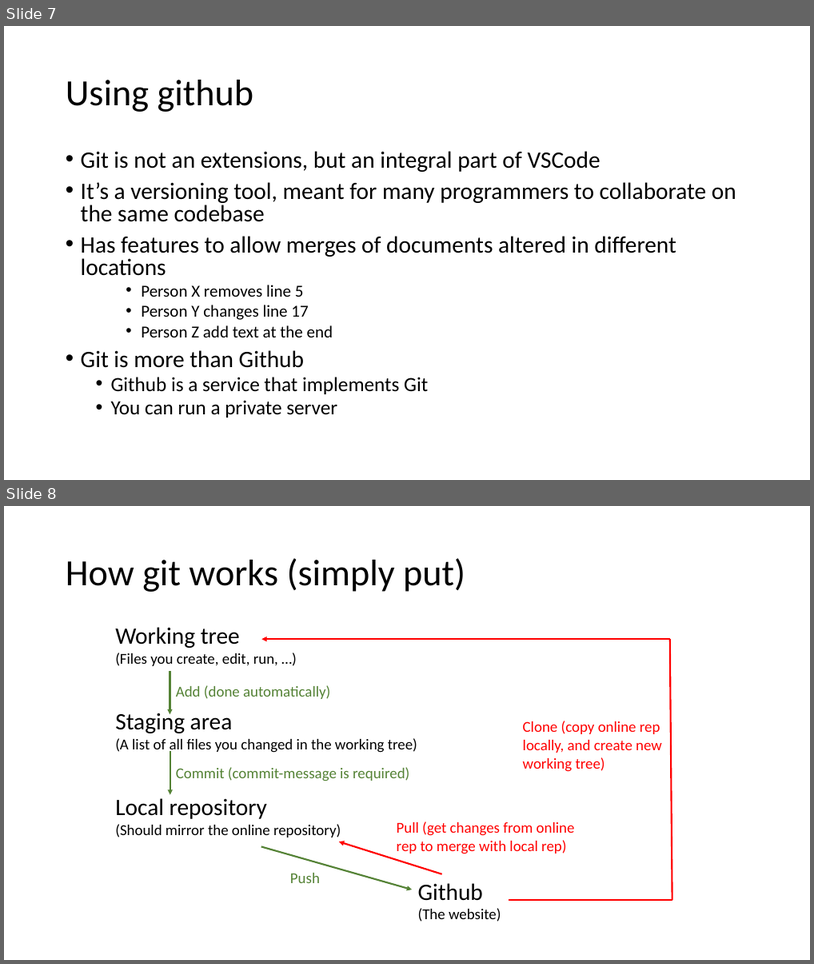
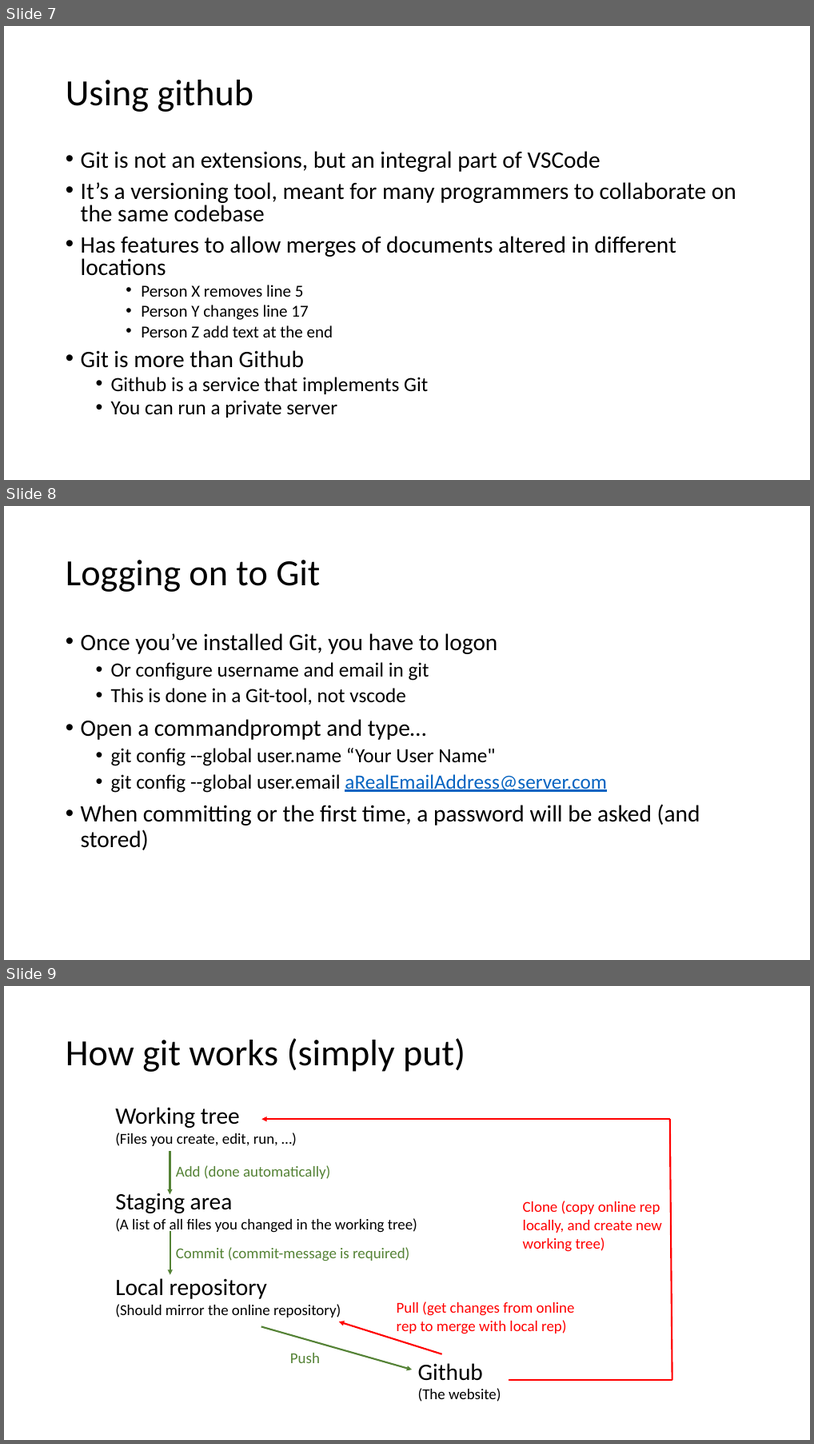
Before and after one commit to mjochen/PS-Technologies, a slide deck: Visual_Studio_Code/Visual Studio Code.pptx. Shown one above the other, each under a label of ours: slides 7 and 8 before the commit, slides 7, 8 and 9 after it. The pictures are 814x964 and 814x1444 pixels, drawn with LibreOffice and Linux fonts; fonts in the diff are those of the drawing. Boxes give left, top, right and bottom in pixels: in the first picture for what was removed or moved away, otherwise in the second. Text is boxed around its words. In the diff, an @@ line names an element or a change of style, - is before the commit and + after.

```diff
--- a/Visual_Studio_Code/Visual Studio Code.pptx
+++ b/Visual_Studio_Code/Visual Studio Code.pptx
@@ slide 8 added at [4, 506, 810, 960], background #FFFFFF @@
@@ title added at [66, 560, 320, 592], 44 pt, text #000000 @@
+Logging on to Git
@@ text added at [81, 633, 701, 850], 24 pt, text #000000 @@
+• Once you’ve installed Git, you have to logon
+  • Or configure username and email in git
+  • This is done in a Git-tool, not vscode
+• Open a commandprompt and type…
+  • git config --global user.name “Your User Name"
+  • git config --global user.email aRealEmailAddress@server.com
+• When committing or the first time, a password will be asked (and stored)
@@ what was slide 8 is now slide 9 @@
```
Also in this commit, not shown: 2 other files.
